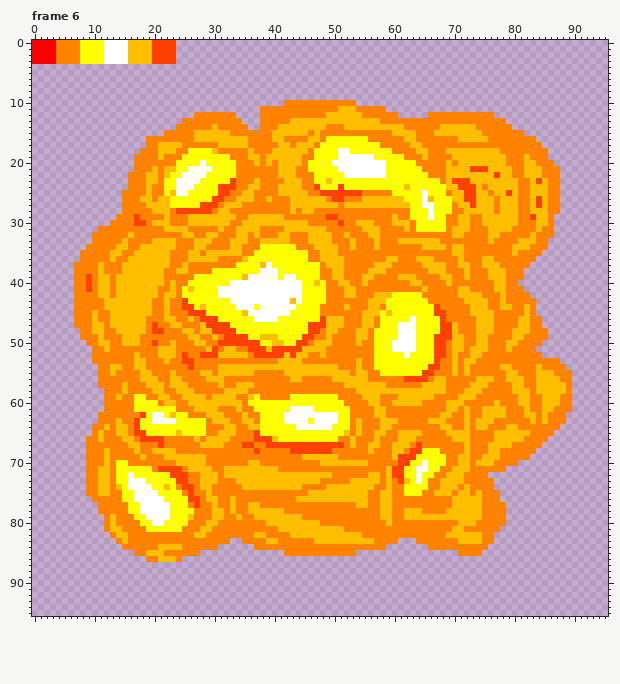
Pixel-art file, stored at New Unity Project/Assets/Entwürfe/ExplosiveBarrel.aseprite. Above is the file before it was changed.
96x96 pixels, 6 frames. Shown: frame 6. The commit also changed other frames, which this record leaves out.
And afterwards:
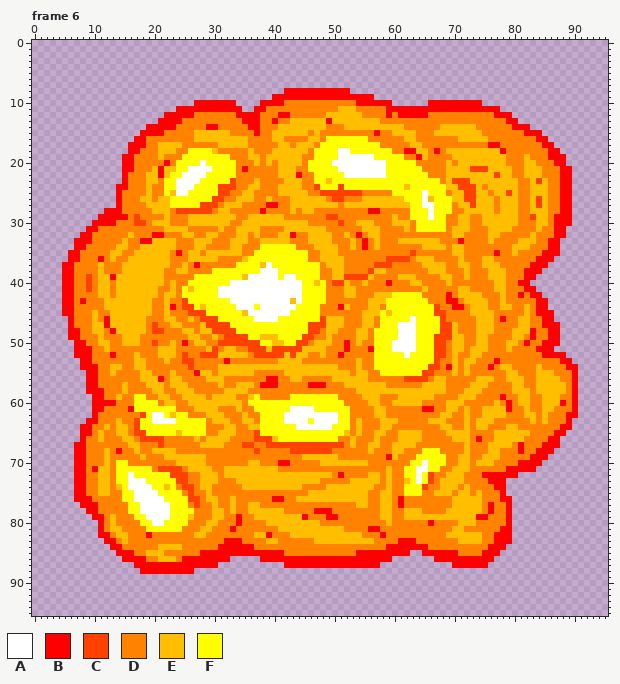
Palette (. is transparent): A #ffffff  B #ff0000  C #ff4100  D #ff8200  E #ffbe00  F #ffff00
Changes in this commit:
Changed rows in their new state; - is an unchanged pixel.
Frame 6, layer "Explosion":
first column x 0:
 0 ........................
 1 ........................
 2 ........................
 3 ........................
first column x 5:
 8 -------------------------------------BBBBBBBBBBB--------------------------------------
 9 -----------------------------------BBBBBBBBBBBBBBBBB----------------------------------
10 ----------------------BBBBBBB----BBBB------------BBBBBB------BBBBBBBBB----------------
11 -------------------BBBBBBBBBBB--BB--------------------BBBBBBBBBBBBBBBBBBB-------------
12 -----------------BBBBB-------BBBB---BB----------------B-BBBBB-----------BBB-----------
13 ----------------BBBB----------BBB--B--------B-----------------------------BB----------
14 --------------BBBBB-----BB-----BB------------------------------------------BBB--------
15 -------------BBBB---------------B-------------------B------------------------BBB------
16 ------------BB-----------------------------------------------------------------BB-----
17 -----------BBB---------------------------------------------------------BB-------BB----
18 -----------BB--------------------------------------------BB---B----------B-------BB---
19 ----------BB-----------------------------------------------B---------------------BBB--
20 ----------BB-----B----------------------------------------------------------------BB--
21 ----------BB----B-------------B----------------------------------------------------BB-
22 ----------B-----B----------------------B-------------------------------------------BB-
23 ----------B------------------------------------------------------------------------BB-
24 ---------BB------------------------------------------------------------------------BB-
25 ---------B-------------------------------------------------------------------------BB-
26 ---------B-------------------------------------------------------------------------BB-
27 ---------B------------------------BB-----------------------------------------------BB-
28 -------BBB-----------------------B-----------------BB------------------------------BB-
29 ------BBBBB-----------------------------------------------------------------------BBB-
30 -----BBBB-------------------------------------------------------------------------BBB-
31 ----BB----------------------------------------------------------------------------BB--
32 ---BB----------BB---------------------B----------B--------------------------------BB--
33 --BBB--------BB-----------------------------------B---------------B--------------BB---
34 --BB----------------------------------------------B------------------------------BB---
35 -BB----------------B--------------------------------------C-------------B-------BBB---
36 -BB---B-----------------------------------------------CCCC---------------------BBB----
37 BB--------------------B-----------------------------CCC-----------------------BBB-----
38 BB-------------------------------------------------C-------------------------BBB------
39 BB------B--------------------------------------CCCC--------------------------BB-------
40 BB-------------------------------------------CC-------B---------------------BB--------
41 BB---------------------------------------------------------------------------BB-------
42 BB--------------------------------------------------------------B-----------B-BB------
43 BB-B------------------------------------------------------------BB-------------BB-----
44 BB----------------B---------------------------B------------------BB------------BB-----
45 BB-----------------------------------------------------------------------------BBB----
46 -B-----B-----------------------------------------------------------------B------BB----
47 -B-----B------------------------------------------------------------------------BBB---
48 -BB-----B---------------------------------------------------------------------B--BB---
49 -BB---------------------------------------------------------------------------B--BB---
50 --BB----------------B--------------------------B-----------------------------B--BBB---
51 --BBB------------------------------------------B---B---------------------------BBB----
52 --BBB---B-------------------------------------B---------------------------------BBBB--
53 ---BB----------------------B--------------------------------------------B----------BB-
54 ---BBB----------------------------------------------------------B------B------------BB
55 ----BB----------------B--------------------------------------------------------------B
56 ----BB----------B-----------------BB-------------------------------------------------B
57 ----BB---------------------------BBB-----BBB-----------------------------------------B
58 ----BBB------------------------------------------------------------------------------B
59 -----BB------------------------------------------------------------------B-----------B
60 -----BBBB-----------------------------------------------------------------B--------B-B
61 -----BB----B------------------------------------------------BB------------B----------B
62 -----B------------------------------------------------------------------------------BB
63 ----BB------------------------------------------------------------------------------B-
64 ---BB------------------------------------------------------------------------------BB-
65 ---BB-----------------------------------------------------------------------------BB--
66 ---B-------------------------------------------------------E---------B-----------BB---
67 --BB------------------------------------------------------ED----------------B---BBB---
68 --BB-----B------------------------------------------------DD----------------B--BBB----
69 --BB--------------------------------------------------B-DDD-------------------BBB-----
70 --BB--------------------------------BB------------------DD------------------BBBB------
71 --BB-B-------------------------------------------------DD-----------------BBBBB-------
72 --BB------------------------------------------B--------DD----C--------BBBBBB----------
73 --BB----------------------------------------------------D----C---------BBB------------
74 --BB--------------------------------------------------------C-----------BB------------
75 --BB---------------------------------------------------------------------B------------
76 --BBB------------------------------BB-------------------B----------------BB-----------
77 ---BBB--------------------------------------------------B--------------B--B-----------
78 ----BB------------------------------------BBB--------------------------B--B-----------
79 -----BB----------------------B----------B---BB-----------------------BB---B-----------
80 ------B----------------------B-------------------------------B------------B-----------
81 ------B---------------------B----------------------BB--------------------BB-----------
82 ------BB------B-------------------B------------------B------------------BBB-----------
83 -------BB------------------BBB--------------------------BBB-------------BBB-----------
84 --------BB----------------BBBBBB----------------------BBBBBBB----------BBB------------
85 ---------BBB-----------BBBBBBBBBBBBBB------------BBBBBBBBB--BBBBBB----BBB-------------
86 ----------BBBB------BBBBBBBB-----BBBBBBBBBBBBBBBBBBBBBB-------BBBBBBBBBB--------------
87 ------------BBBBBBBBBBBBBB-----------BBBBBBBBBBBBBBBB------------BBBBBB---------------
88 -------------BBBBBBBBB----------------------------------------------------------------
